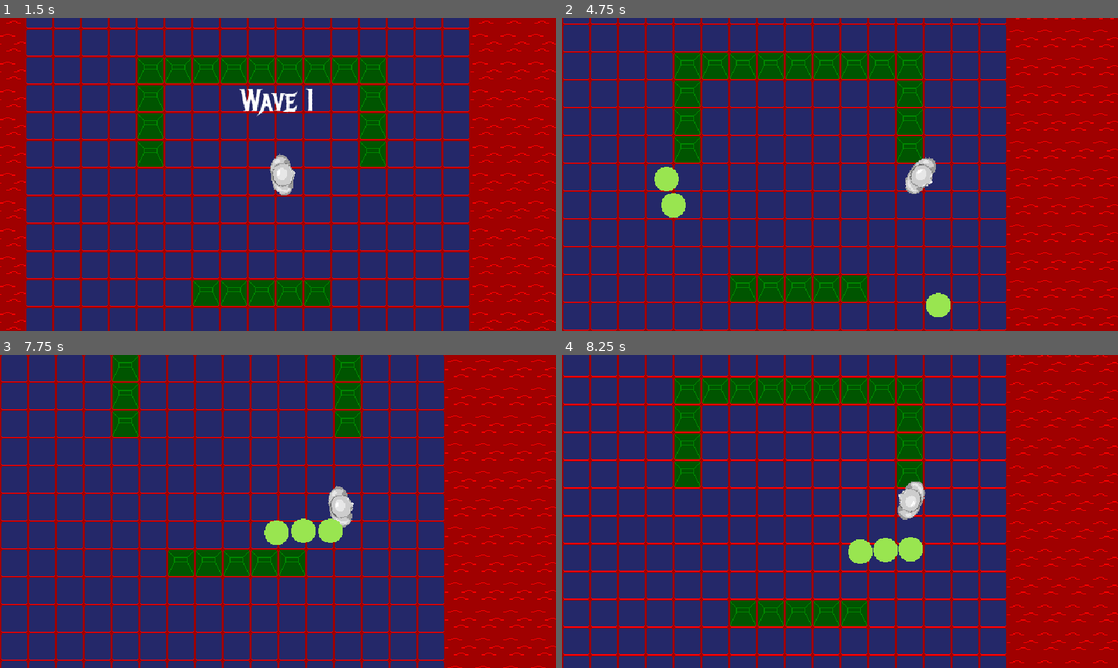
Above: before the commit, frames 1-4 (two rows, left to right).
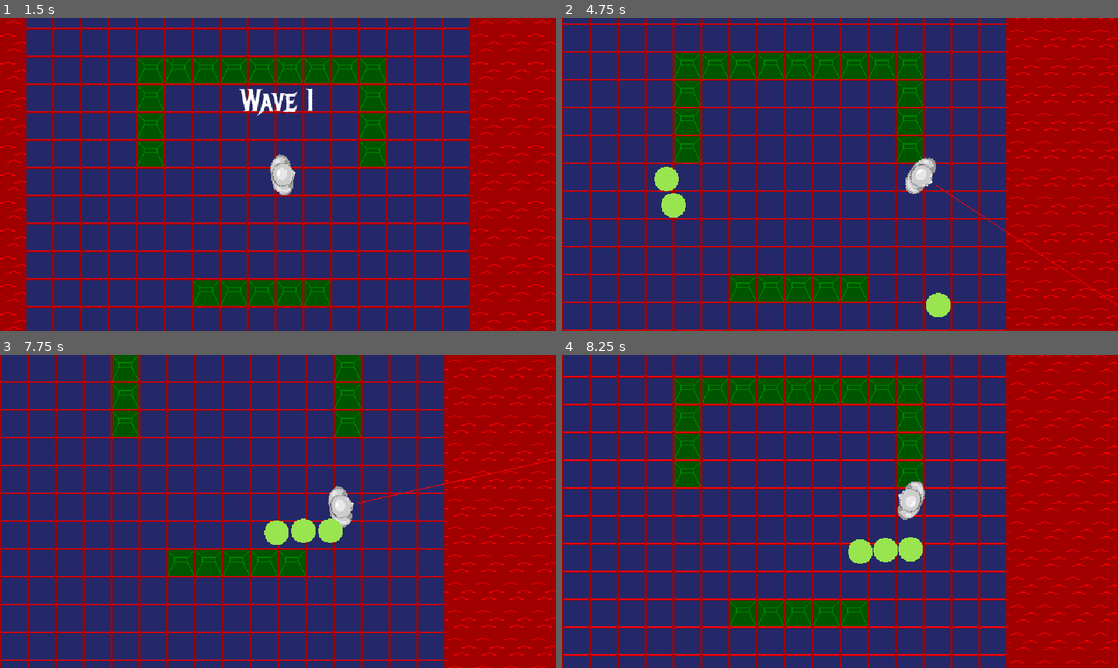
Above: after the commit, the same moments.

Repository: Burger-Bois/LD54-Godot-Team
Game: Godot game, scene res://scenes/main.tscn
Same seed, same stepped clock (60 frames per second), same inputs: the game is played once before the commit and once after it. Sound files missing from this copy of the repository are replaced by a short silence.
Inputs (mouse positions are in pixels of both pictures, inside the frame that each line leads up to):
- Up to frame 1 (1.5 s): click "Start" at 0.5 s; tap Enter at 1.25 s; move the mouse to (400, 158) at 1.27 s; hold D (right) from 1.28 s (still down); hold Right mouse button (aim) from 1.28 s (still down)
- Up to frame 2 (4.75 s): move the mouse to (728, 190) at 2.02 s; release D (right) at 2.03 s; release Right mouse button (aim) at 2.03 s; hold S (down) 2.03-2.78 s; right-click (728, 190) at 2.1 s; move the mouse to (895, 105) at 2.77 s; press the mouse at (895, 105) at 2.78 s; hold D (right) 2.78-3.53 s; right-click (895, 105) at 3.05 s; move the mouse to (812, 237) at 3.52 s; release the mouse at (812, 237) at 3.53 s; hold W (up) 3.53-4.28 s; tap E (interact) at 3.6 s; right-click (812, 237) at 3.8 s; move the mouse to (1006, 221) at 4.27 s; hold A (left) from 4.28 s (still down); hold Right mouse button (aim) from 4.28 s (still down)
- Up to frame 3 (7.75 s): move the mouse to (111, 464) at 5.02 s; release Right mouse button (aim) at 5.03 s; right-click (111, 464) at 5.1 s; move the mouse to (305, 511) at 5.77 s; release A (left) at 5.78 s; press the mouse at (305, 511) at 5.78 s; hold S (down) 5.78-6.53 s; right-click (305, 511) at 6.05 s; move the mouse to (194, 433) at 6.52 s; release the mouse at (194, 433) at 6.53 s; hold D (right) 6.53-7.28 s; tap E (interact) at 6.6 s; right-click (194, 433) at 6.8 s; move the mouse to (400, 495) at 7.27 s; hold W (up) from 7.28 s (still down); hold Right mouse button (aim) from 7.28 s (still down)
- Up to frame 4 (8.25 s): move the mouse to (728, 527) at 8.02 s; release W (up) at 8.03 s; release Right mouse button (aim) at 8.03 s; hold D (right) from 8.03 s (still down); right-click (728, 527) at 8.1 s

Frame 1 is identical in both runs. In frame 2, less than 0.1% of the frame differs, in the area x 67-100%, y 53-92%; in frame 3, 0.1%, in the area x 64-100%, y 33-48%; in frame 4, nothing differs.

Commit message:
add aiming laser

Diff:
--- a/scenes/player.tscn
+++ b/scenes/player.tscn
@@ -1,8 +1,9 @@
-[gd_scene load_steps=8 format=3 uid="uid://hvj3d41rvuub"]
+[gd_scene load_steps=9 format=3 uid="uid://jxxmg3vod2yd"]
 
 [ext_resource type="Script" path="res://scripts/player.gd" id="1_iog8e"]
 [ext_resource type="Texture2D" uid="uid://ctn6rvjbqsj2u" path="res://assets/player.png" id="2_8ogfl"]
 [ext_resource type="PackedScene" uid="uid://dryjo6hevh3vg" path="res://scenes/bullet.tscn" id="2_ndr1c"]
+[ext_resource type="Script" path="res://scripts/laser.gd" id="4_r03pl"]
 [ext_resource type="AudioStream" uid="uid://qcg2h3pmp2ti" path="res://assets/sfx/shoot.wav" id="4_r7r87"]
 [ext_resource type="AudioStream" uid="uid://boj4cuk4xydqi" path="res://assets/sfx/player_death.wav" id="5_kwf2b"]
 
@@ -38,6 +39,11 @@
 [node name="Muzzle" type="Marker2D" parent="."]
 position = Vector2(20, 0)
 
+[node name="Laser" type="RayCast2D" parent="Muzzle"]
+target_position = Vector2(1000, 0)
+collision_mask = 10
+script = ExtResource("4_r03pl")
+
 [node name="FireSound" type="AudioStreamPlayer" parent="."]
 process_mode = 1
 stream = ExtResource("4_r7r87")
--- /dev/null
+++ b/scripts/laser.gd
@@ -0,0 +1,13 @@
+extends RayCast2D
+class_name Laser
+
+
+func _process(_delta):
+	queue_redraw()
+
+
+func _draw():
+	if is_colliding():
+		draw_line(position, to_local(get_collision_point()), Color.RED)
+	else:
+		draw_line(position, target_position, Color.RED)
--- a/scripts/player.gd
+++ b/scripts/player.gd
@@ -20,6 +20,7 @@
 @onready var fire_sound := $FireSound as AudioStreamPlayer
 @onready var death_sound := $DeathSound as AudioStreamPlayer
 @onready var hitbox := $Hitbox as Area2D
+@onready var laser := $Muzzle/Laser as Laser
 
 # Get the gravity from the project settings to be synced with RigidBody nodes.
 #var gravity = ProjectSettings.get_setting("physics/2d/default_gravity")
@@ -84,6 +85,11 @@
 	try_fire()
 	try_interact()
 	modify_move_speed()
+
+	if is_aiming and not laser.visible:
+		laser.show()
+	elif laser.visible:
+		laser.hide()
 
 func handle_player_rotation(delta):
 	##self.look_at(mouse_position) # bad, non-phsysics based rotation
Not shown, added: assets/walls_and_floors.png.import
Not shown: 1 places in scenes/level.tscn that only renumber resources
